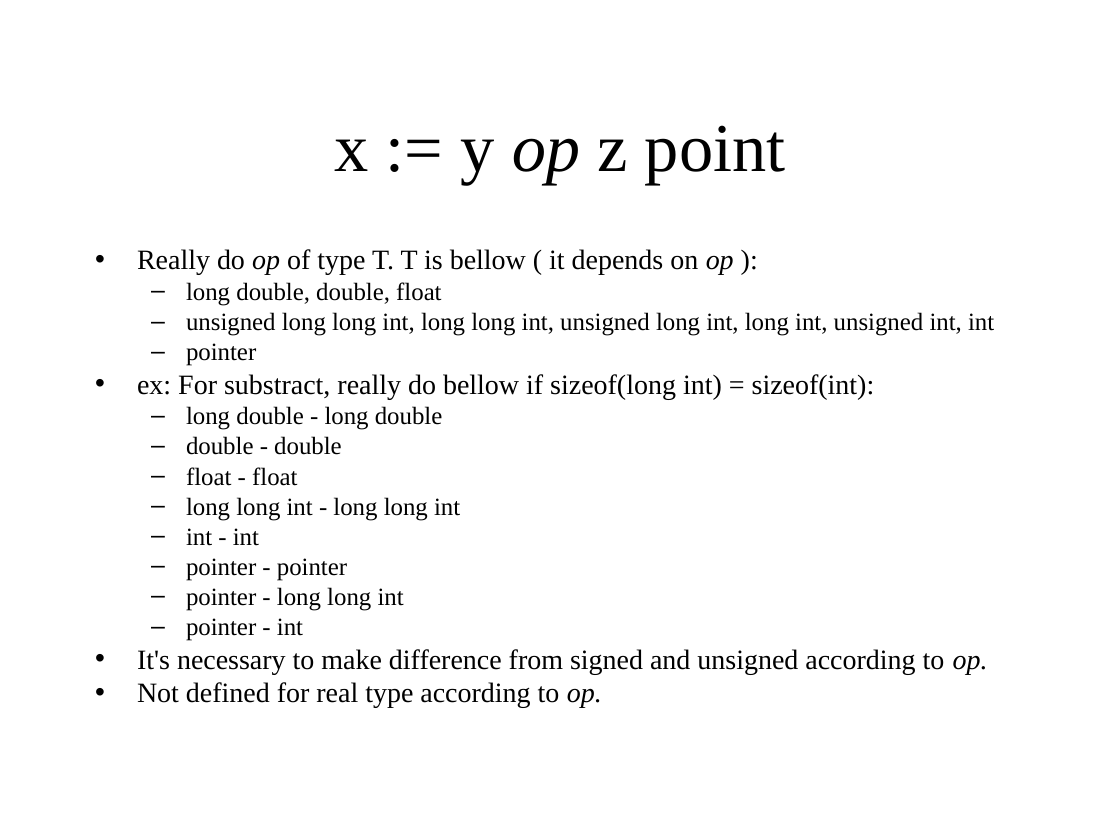
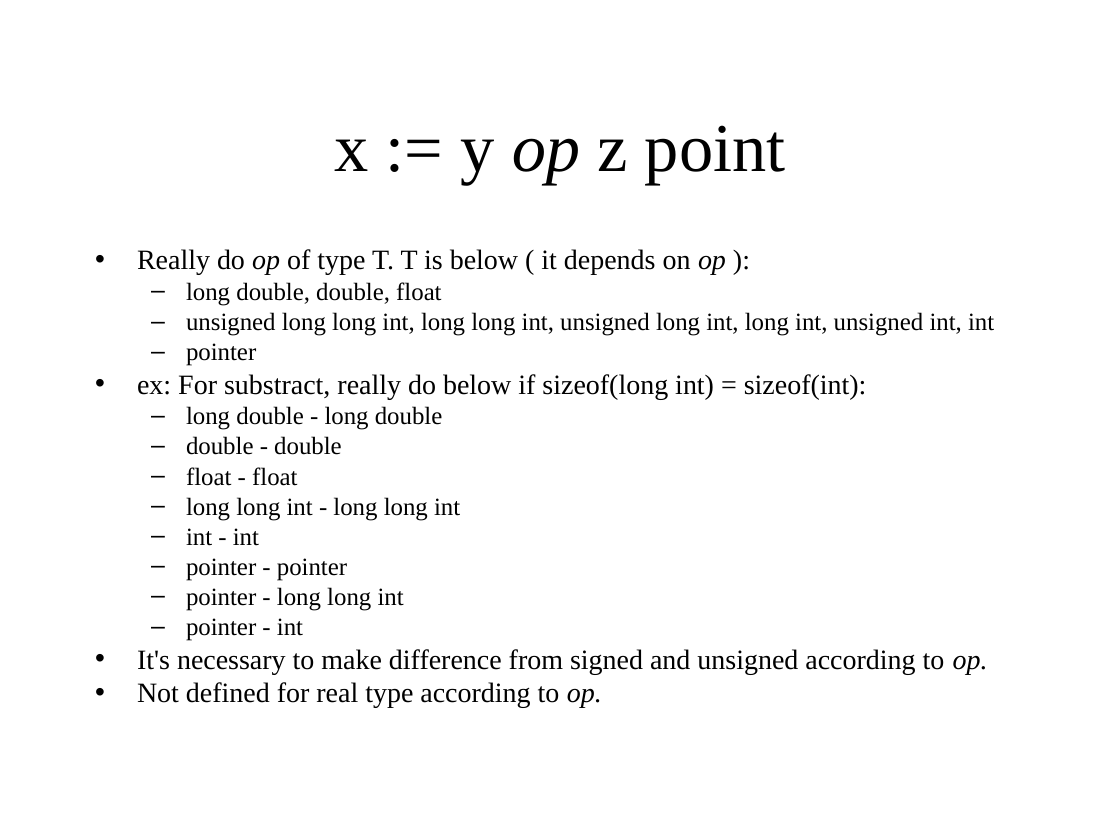
Before and after one commit to KeiHasegawa/tacsim_doc, a slide deck: slide 16 of 02_design_e.ppt. Drawn at 1120x840 pixels with LibreOffice and Linux fonts; fonts in the diff are those of the drawing. Boxes give left, top, right and bottom in pixels: in the first picture for what was removed or moved away, otherwise in the second. Text is boxed around its words. In the diff, an @@ line names an element or a change of style, - is before the commit and + after.

Commit message:
fix typo

```diff
--- a/02_design_e.ppt
+++ b/02_design_e.ppt
@@ text at (137,249,726,275): text changed @@
-• Really do op of type T. T is bellow ( it depends on op ):
+• Really do op of type T. T is below ( it depends on op ):
@@ text at (137,374,867,399): text changed @@
-• ex: For substract, really do bellow if sizeof(long int) = sizeof(int):
+• ex: For substract, really do below if sizeof(long int) = sizeof(int):
```
Also in this commit, not shown: 5 other slides changed.
